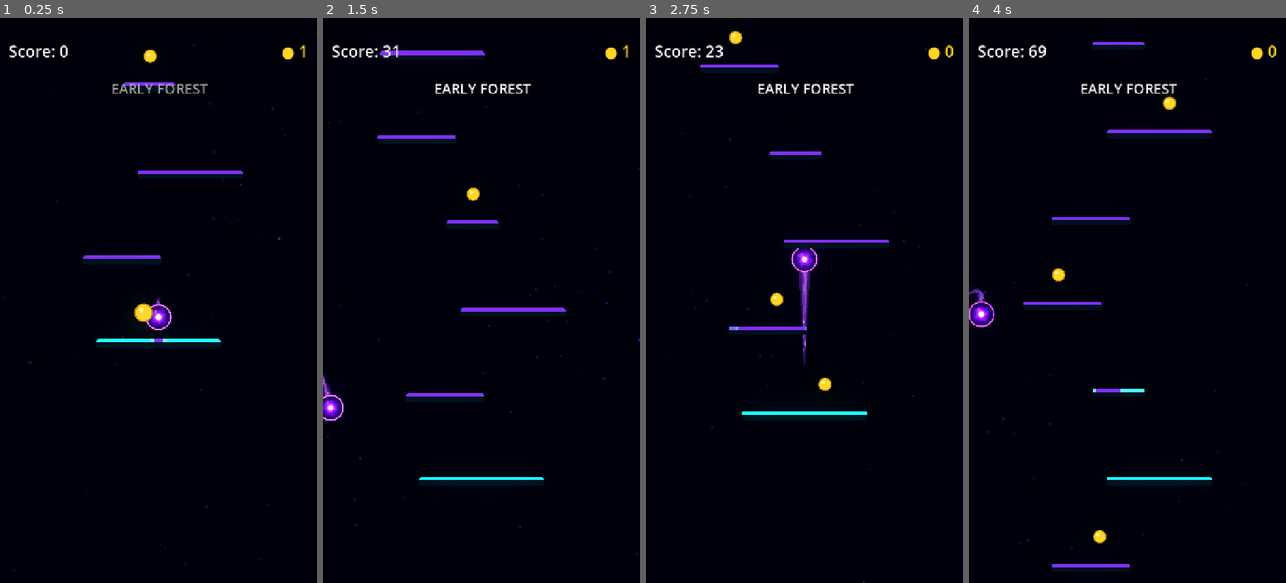
Above: before the commit, frames 1-4 (left to right).
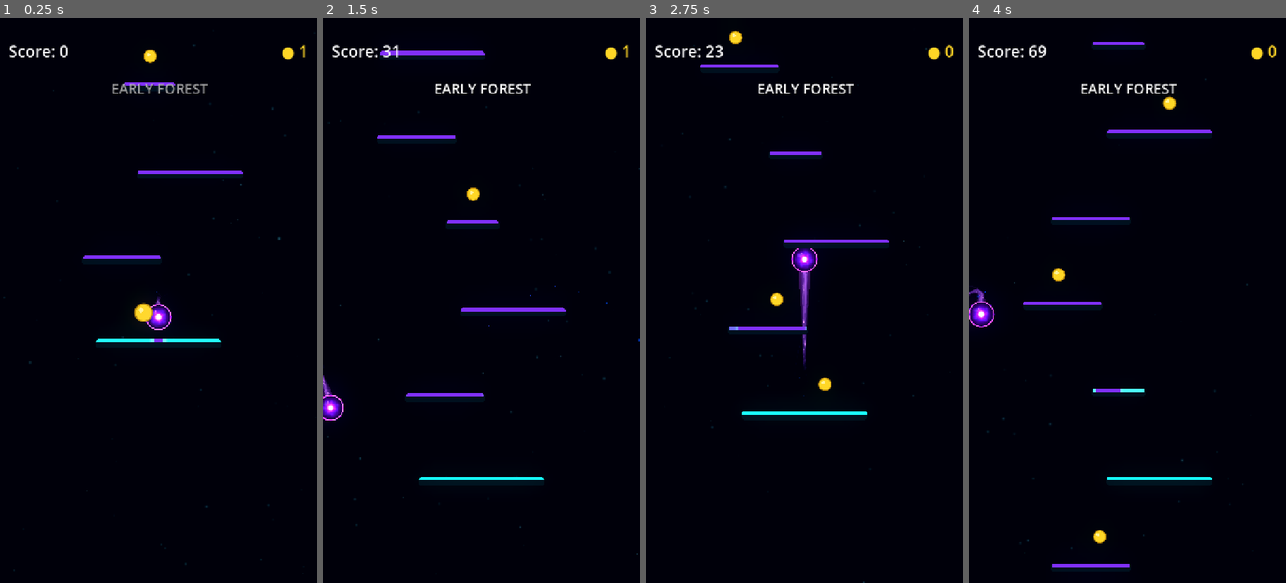
Above: after the commit, the same moments.

Repository: Kryodo/TowerJump
Game: Godot game, scene res://scenes/main.tscn
Two runs of this game, one before a commit and one after it. Both use one fixed random seed, a clock stepped at 60 frames per second and the inputs below.
Inputs (mouse positions are in pixels of both pictures, inside the frame that each line leads up to):
- Up to frame 1 (0.25 s): no input
- Up to frame 2 (1.5 s): move the mouse to (551, 272) at 0.52 s; hold Right (ui_right) 0.53-1.25 s; click (551, 272) at 0.67 s; drag from (418, 328) to (471, 193) at 1.27 s
- Up to frame 3 (2.75 s): click "Nochmal spielen" at 2 s
- Up to frame 4 (4 s): move the mouse to (1159, 176) at 2.77 s; hold Right (ui_right) 2.78-3.5 s; drag from (1111, 413) to (1057, 215) at 3.52 s

The runs differ from the first frame. In frame 1, less than 0.1% of the frame differs, in the area x 46-55%, y 50-55%; in frame 2, less than 0.1%; in frame 3, less than 0.1%; in frame 4, less than 0.1%, in the area x 0-9%, y 50-55%.

Commit message:
Blend orb body into rim and refine border thickness

Diff:
--- a/scenes/ball.gdshader
+++ b/scenes/ball.gdshader
@@ -29,7 +29,7 @@
 		outer_body = vec3(0.045, 0.006, 0.16);
 		moving_energy = vec3(0.52, 0.12, 1.25);
 		inner_energy_color = vec3(0.58, 0.10, 1.5);
-		transition_color = vec3(0.24, 0.025, 0.62);
+		transition_color = vec3(0.34, 0.045, 0.78);
 		ring_color = vec3(2.7, 0.55, 5.2);
 		core_color = vec3(4.0, 3.25, 6.2);
 		aura_color = vec3(1.45, 0.22, 3.1);
@@ -40,7 +40,7 @@
 		outer_body = vec3(0.003, 0.028, 0.15);
 		moving_energy = vec3(0.04, 0.48, 1.25);
 		inner_energy_color = vec3(0.025, 0.32, 1.05);
-		transition_color = vec3(0.012, 0.12, 0.48);
+		transition_color = vec3(0.025, 0.20, 0.68);
 		ring_color = vec3(0.32, 2.8, 5.1);
 		core_color = vec3(3.2, 5.1, 6.3);
 		aura_color = vec3(0.04, 1.25, 3.0);
@@ -49,7 +49,7 @@
 	}
 
 	// Saturated energy body with a deeper outer edge for visual depth.
-	float body_falloff = 1.0 - smoothstep(0.08, 0.91, d);
+	float body_falloff = 1.0 - smoothstep(0.04, 1.02, d);
 	vec3 body_color = mix(outer_body, inner_body, body_falloff);
 	float body_strength = mix(0.88, 1.12, body_falloff);
 	vec3 color = body_color * body_strength;
@@ -67,14 +67,14 @@
 	float inner_energy = 1.0 - smoothstep(0.22, 0.75, d);
 	color += inner_energy_color * inner_energy * 0.32;
 
-	float outer_transition = 1.0 - smoothstep(0.72, 0.96, d);
+	float outer_transition = 1.0 - smoothstep(0.54, 0.985, d);
 	color += transition_color * outer_transition * 0.23;
 
 	// Smooth, slightly thicker rim rather than a thin pixel-like contour.
 	float outer_ring =
-		smoothstep(0.86, 0.905, d)
+		smoothstep(0.88, 0.925, d)
 		-
-		smoothstep(0.955, 0.995, d);
+		smoothstep(0.955, 0.99, d);
 	color += ring_color * outer_ring * aura_breath;
 
 	// The luminous centre gently changes size and intensity over time.
